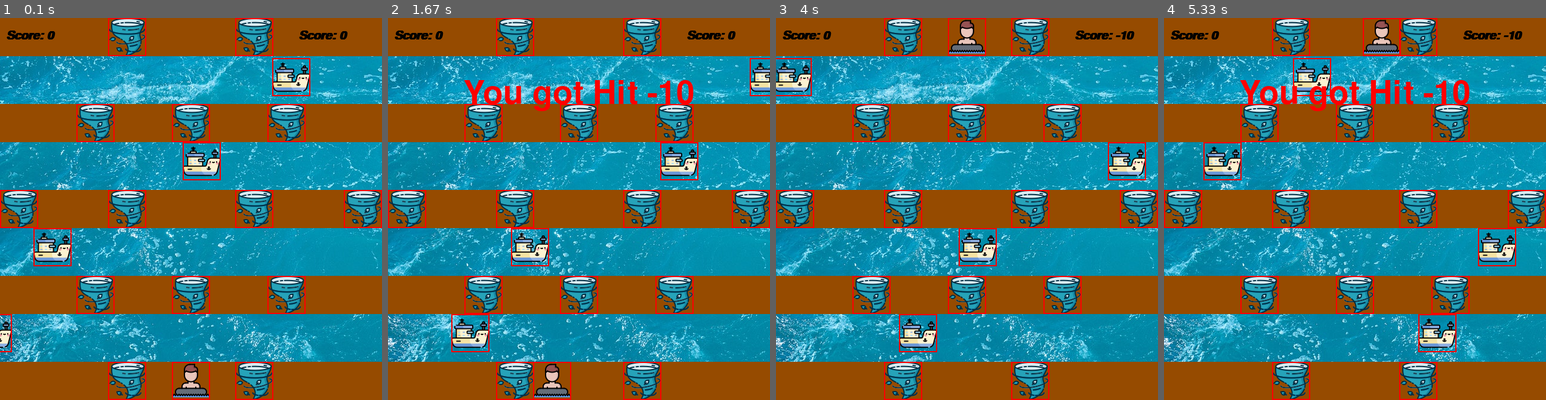
Above: before the commit, frames 1-4 (left to right).
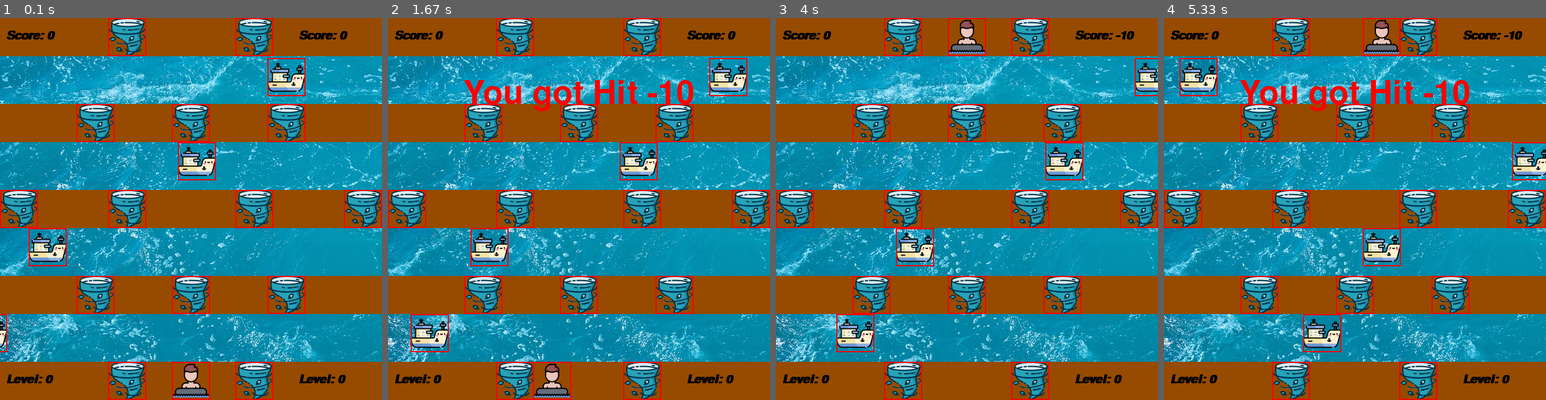
Above: after the commit, the same moments.

Repository: vishal-2000/PYGAME
Game: pygame game, started from testing_pycharm.py
Two runs of this game, one before a commit and one after it. Both use one fixed random seed, a clock stepped at 60 frames per second and the inputs below.
Inputs:
- Up to frame 1 (0.1 s): no input
- Up to frame 2 (1.67 s): hold Left 0.33-0.87 s
- Up to frame 3 (4 s): no input
- Up to frame 4 (5.33 s): hold Right 4.47-4.93 s

The runs differ from the first frame. In frame 1, 2.1% of the frame differs, in the area x 0-91%, y 10-96%; in frame 2, 5.2%; in frame 3, 5.2%; in frame 4, 5.3%, in the area x 1-100%, y 10-96%.

Commit message:
Game Version 3

Diff:
--- a/testing_pycharm.py
+++ b/testing_pycharm.py
@@ -10,11 +10,15 @@
 
 w_width = 640
 w_height = 640
-level = 0
+# level = 0
+dead = [False, False]
+success = [False, False]
 # score = 0
 # score_2 = 0
 score = [0, 0]  # here score[1] represents player 1, score[2] represents player 2
 player_no = 0  # reports player no. ----- player_1 = 0, player_2 = 1
+# ************************************************* Creating Flags ****************************************************
+flag = [0, 0, 0, 0, 0, 0, 0, 0, 0]
 
 # *********************************************** Sounds **************************************************************
 
@@ -36,7 +40,9 @@
 
 # ***************************************** Players *******************************************************************
 class PLAYER(object):
-    def __init__(self, x, y, width, height, play_no):
+    def __init__(self, x, y, width, height, play_no, level):
+        self.level = level
+        self.time_start = 0
         self.play_no = play_no
         self.x = x
         self.y = y
@@ -44,6 +50,7 @@
         self.height = height
         self.vel = 5
         self.hit_box = (self.x, self.y, 64, 64)
+        self.time = 0
 
     def draw(self, win):
         win.blit(char, (self.x, self.y))
@@ -52,11 +59,14 @@
 
     def hit(self):
         hitSound.play()
+        print("Hit !!! player no : " + str(self.play_no) + " y : " + str(self.y) + " x : ", self.x)
         font1 = pygame.font.SysFont('comicsans', 80)
         text = font1.render('You got Hit -10', 1, (255, 0, 0))
         win.blit(text, (320 - (text.get_width() // 2), 100))
         pygame.display.update()
         j = 0
+        time_end = pygame.time.get_ticks()
+        self.time = time_end - self.time_start
         self.x = w_width // 2 - 32
         if self.play_no == 0:
             self.y = w_height - 64
@@ -76,6 +86,8 @@
         text = font1.render('You have reached the other end !!!', 1, (255, 0, 0))
         win.blit(text, (320 - (text.get_width() // 2), 200))
         pygame.display.update()
+        time_end = pygame.time.get_ticks()
+        self.time = time_end - self.time_start
         self.x = w_width // 2 - 32
         if player_no == 0:
             self.y = w_height - 64
@@ -101,21 +113,24 @@
         self.width = width
         self.height = height
         # self.end = end
-        self.vel = 5
-        self.hit_box = (self.x, self.y, 64, 64)
-
-    def draw(self, win):
-        self.move()
-        win.blit(char_2, (self.x, self.y))
-        self.hit_box = (self.x, self.y, 64, 64)
-        pygame.draw.rect(win, (255, 0, 0), self.hit_box, 2)
-
-    def move(self):
+        self.vel = 3
+        self.hit_box = (self.x, self.y, 64, 64)
+        self.z = 0
+
+    def move(self, v):
         if self.vel > 0:
             if self.x >= w_width:
                 self.x = -64
             else:
-                self.x += self.vel
+                self.z = v
+                self.x += self.vel + self.z
+                print(self.vel + self.z)
+
+    def draw(self, win):
+        self.move(self.z)
+        win.blit(char_2, (self.x, self.y))
+        self.hit_box = (self.x, self.y, 64, 64)
+        pygame.draw.rect(win, (255, 0, 0), self.hit_box, 2)
 
 
 # ********************************************* fixed obstacles *******************************************************
@@ -153,6 +168,10 @@
     text_2 = font.render("Score: " + str(score[1]), 1, (0, 0, 0))
     win.blit(text_1, (500, 20))
     win.blit(text_2, (10, 20))
+    text_3 = font.render("Level: " + str(player[0].level), 1, (0, 0, 0))
+    text_4 = font.render("Level: " + str(player[1].level), 1, (0, 0, 0))
+    win.blit(text_3, (500, 640 - 44))
+    win.blit(text_4, (10, 640 - 44))
     pygame.display.update()
 
 
@@ -160,7 +179,7 @@
 # ********************************  creating objects of various classes  *********************************************
 run = True
 
-player = [PLAYER(w_width // 2 - 32, w_height - 64, 64, 64, 0), PLAYER(w_width // 2 - 32, 0, 64, 64, 1)]
+player = [PLAYER(w_width // 2 - 32, w_height - 64, 64, 64, 0, 0), PLAYER(w_width // 2 - 32, 0, 64, 64, 1, 0)]
 ship = [ENEMY(-64, w_height - 64 - 80, 64, 64),
         ENEMY(-64 + 100, w_height - 2 * 64 - 2 * 80, 64, 64),
         ENEMY(-64 + 350, w_height - 3 * 64 - 3 * 80, 64, 64),
@@ -183,39 +202,203 @@
             FIXED_OBSTACLE(2 * w_width // 3 - 32, w_height - 64 - 4 * 80 - 4 * 64, 64, 64)]
 
 
+# ************************************************** collision check **************************************************
 def check(i):
-    global score, player_no
+    global score, player_no, flag
     if player[player_no].hit_box[1] < i.hit_box[1] + i.hit_box[3]:
         if player[player_no].hit_box[1] + player[player_no].hit_box[3] > i.hit_box[1]:
             if player[player_no].hit_box[0] + player[player_no].hit_box[2] > i.hit_box[0]:
                 if player[player_no].hit_box[0] < i.hit_box[0] + i.hit_box[2]:
                     player[player_no].hit()
+                    dead[player_no] = True
                     score[player_no] -= 10
+                    flag[0] = 0
+                    flag[1] = 0
+                    flag[2] = 0
+                    flag[3] = 0
+                    flag[4] = 0
+                    flag[5] = 0
+                    flag[6] = 0
+                    flag[7] = 0
+                    flag[8] = 0
                     if player_no == 0:
                         player_no = 1
                     else:
                         player_no = 0
+                    player[player_no].time_start = pygame.time.get_ticks()
+                    redraw_game_window()
 
 
 # **************************************************** main loop ******************************************************
-
+player[0].time_start = pygame.time.get_ticks()
 while run:
+    # print(player[0].time_start)
     clock.tick(27)
+# ************************************************ hit/not hit ********************************************************
     for i in ship:
         check(i)
     for i in obstacle:
         check(i)
+# ************************************************ check win/lose *****************************************************
     if player[player_no].y <= 2 and player_no == 0:
+        score[0] += 15
         player[player_no].winner()
+        success[player_no] = True
         player_no = 1
-    elif player[player_no].y >= (798 - 64) and player_no == 1:
+        flag[0] = 0
+        flag[1] = 0
+        flag[2] = 0
+        flag[3] = 0
+        flag[4] = 0
+        flag[5] = 0
+        flag[6] = 0
+        flag[7] = 0
+        flag[8] = 0
+        player[player_no].time_start = pygame.time.get_ticks()
+        redraw_game_window()
+    elif player[player_no].y >= (w_height - 2 - 64) and player_no == 1:
+        score[1] += 15
         player[player_no].winner()
+        success[player_no] = True
         player_no = 0
+        flag[0] = 0
+        flag[1] = 0
+        flag[2] = 0
+        flag[3] = 0
+        flag[4] = 0
+        flag[5] = 0
+        flag[6] = 0
+        flag[7] = 0
+        flag[8] = 0
+        player[player_no].time_start = pygame.time.get_ticks()
+        redraw_game_window()
+# ************************************************ End of the Game ****************************************************
+    if dead[1] or success[1]:
+        if score[0] > score[1]:
+            winSound.play()
+            font1 = pygame.font.SysFont('comicsans', 50)
+            text_1 = font1.render('Player 1 : Won !!! ', 1, (255, 0, 0))
+            text_2 = font1.render('Player 2 : Lost !!! ', 1, (255, 0, 0))
+            win.blit(text_1, (320 - (text_1.get_width() // 2), 200))
+            win.blit(text_2, (320 - (text_2.get_width() // 2), 300))
+            pygame.display.update()
+        elif score[1] > score[0]:
+            winSound.play()
+            font1 = pygame.font.SysFont('comicsans', 50)
+            text_1 = font1.render('Player 1 : Lost !!! ', 1, (255, 0, 0))
+            text_2 = font1.render('Player 2 : Won !!! ', 1, (255, 0, 0))
+            win.blit(text_1, (320 - (text_1.get_width() // 2), 200))
+            win.blit(text_2, (320 - (text_2.get_width() // 2), 300))
+            pygame.display.update()
+        else:
+            winSound.play()
+            font1 = pygame.font.SysFont('comicsans', 50)
+            text_0 = font1.render('Time 1 : ' + str(player[0].time), 1, (255, 0, 0))
+            text_1 = font1.render('Time 2 : ' + str(player[1].time), 1, (255, 0, 0))
+            if str(player[0].time) < str(player[1].time):
+                text_2 = font1.render('Player 1 : Won !!! ', 1, (255, 0, 0))
+                text_3 = font1.render('Player 2 : Lost !!! ', 1, (255, 0, 0))
+            else:
+                text_2 = font1.render('Player 2 : Won !!! ', 1, (255, 0, 0))
+                text_3 = font1.render('Player 1 : Lost !!! ', 1, (255, 0, 0))
+            win.blit(text_0, (320 - (text_1.get_width() // 2), 100))
+            win.blit(text_1, (320 - (text_1.get_width() // 2), 200))
+            win.blit(text_2, (320 - (text_2.get_width() // 2), 300))
+            win.blit(text_3, (320 - (text_2.get_width() // 2), 400))
+            pygame.display.update()
+        if success[0]:
+            player[0].level += 1
+        if success[1]:
+            player[1].level += 1
+        j = 0
+        while j < 300:
+            pygame.time.delay(10)
+            j += 1
+            for x_event in pygame.event.get():
+                if x_event.type == pygame.QUIT:
+                    j = 301
+                    pygame.quit()
+        score[1] = 0
+        score[0] = 0
+        dead[0] = False
+        dead[1] = False
+        success[0] = False
+        success[1] = False
+        player[0].time_start = pygame.time.get_ticks()
+
+
+# *************************************************** Scoring *********************************************************
+    if player_no == 0:
+        if player[player_no].y < w_width - 2 * 64 - 2 and flag[0] == 0:
+            score[0] += 5
+            print("scored 0")
+            flag[0] = 1
+        if player[player_no].y < w_width - 2 * 64 - 80 - 2 and flag[1] == 0:
+            score[0] += 10
+            print("scored 0")
+            flag[1] = 1
+        if player[player_no].y < w_width - 3 * 64 - 80 - 2 and flag[2] == 0:
+            score[0] += 5
+            print("scored 0")
+            flag[2] = 1
+        if player[player_no].y < w_width - 3 * 64 - 2 * 80 - 2 and flag[3] == 0:
+            score[0] += 10
+            print("scored 0")
+            flag[3] = 1
+        if player[player_no].y < w_width - 4 * 64 - 2 * 80 - 2 and flag[4] == 0:
+            score[0] += 5
+            print("scored 0")
+            flag[4] = 1
+        if player[player_no].y < w_width - 4 * 64 - 3 * 80 - 2 and flag[5] == 0:
+            score[0] += 10
+            print("scored 0")
+            flag[5] = 1
+        if player[player_no].y < w_width - 5 * 64 - 3 * 80 - 2 and flag[6] == 0:
+            score[0] += 5
+            print("scored 0")
+            flag[6] = 1
+        if player[player_no].y < 2 and flag[7] == 0:
+            score[0] += 10
+            print("scored 0")
+            flag[7] = 1
+    if player_no == 1:
+        if player[player_no].y > 4 * 64 + 4 * 80 + 2 and flag[0] == 0:
+            score[1] += 10
+            print("scored 0")
+            flag[0] = 1
+        if player[player_no].y > 4 * 64 + 2 * 80 + 2 and flag[1] == 0:
+            score[1] += 5
+            print("scored 0")
+            flag[1] = 1
+        if player[player_no].y > 3 * 64 + 3 * 80 + 2 and flag[2] == 0:
+            score[1] += 10
+            print("scored 0")
+            flag[2] = 1
+        if player[player_no].y > 3 * 64 + 2 * 80 + 2 and flag[3] == 0:
+            score[1] += 5
+            print("scored 0")
+            flag[3] = 1
+        if player[player_no].y > 2 * 64 + 2 * 80 + 2 and flag[4] == 0:
+            score[1] += 10
+            print("scored 0")
+            flag[4] = 1
+        if player[player_no].y > 2 * 64 + 80 + 2 and flag[5] == 0:
+            score[1] += 5
+            print("scored 0")
+            flag[5] = 1
+        if player[player_no].y > 64 + 80 + 2 and flag[6] == 0:
+            score[1] += 10
+            print("scored 0")
+            flag[6] = 1
+        if player[player_no].y > 64 + 2 and flag[7] == 0:
+            score[1] += 5
+            print("scored 0")
+            flag[7] = 1
     for event in pygame.event.get():
         if event.type == pygame.QUIT:
             run = False
     for i in ship:
-        i.move()
+        i.move(player[player_no].level)
     keys = pygame.key.get_pressed()
     if keys[pygame.K_LEFT] and player[player_no].x > player[player_no].vel:
         player[player_no].x -= player[player_no].vel
